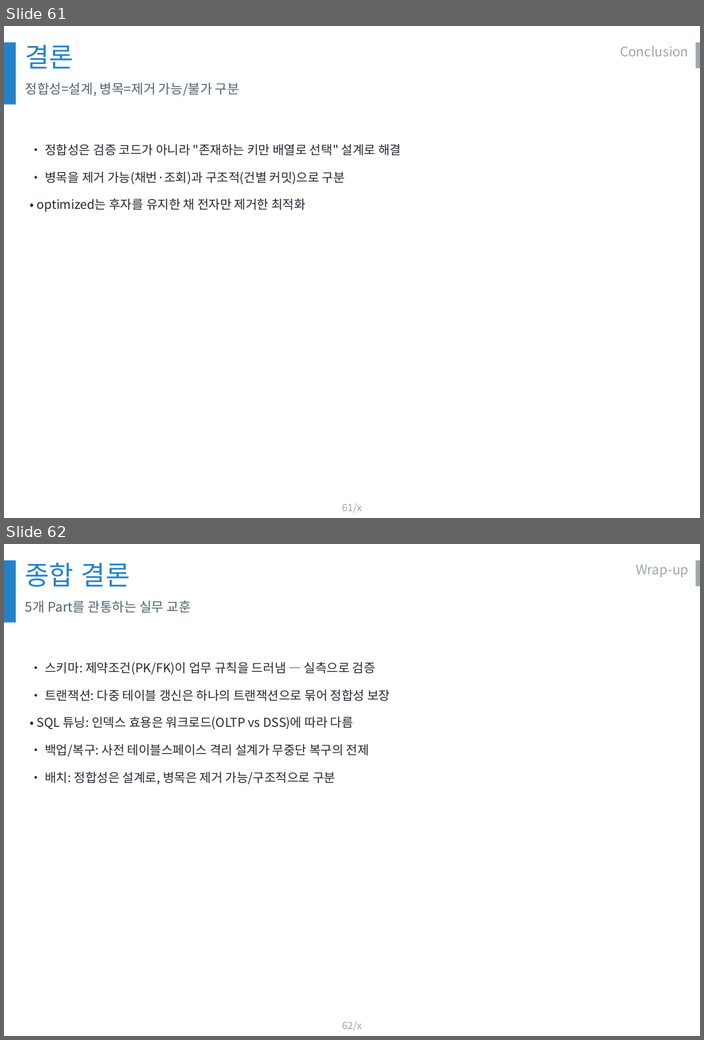
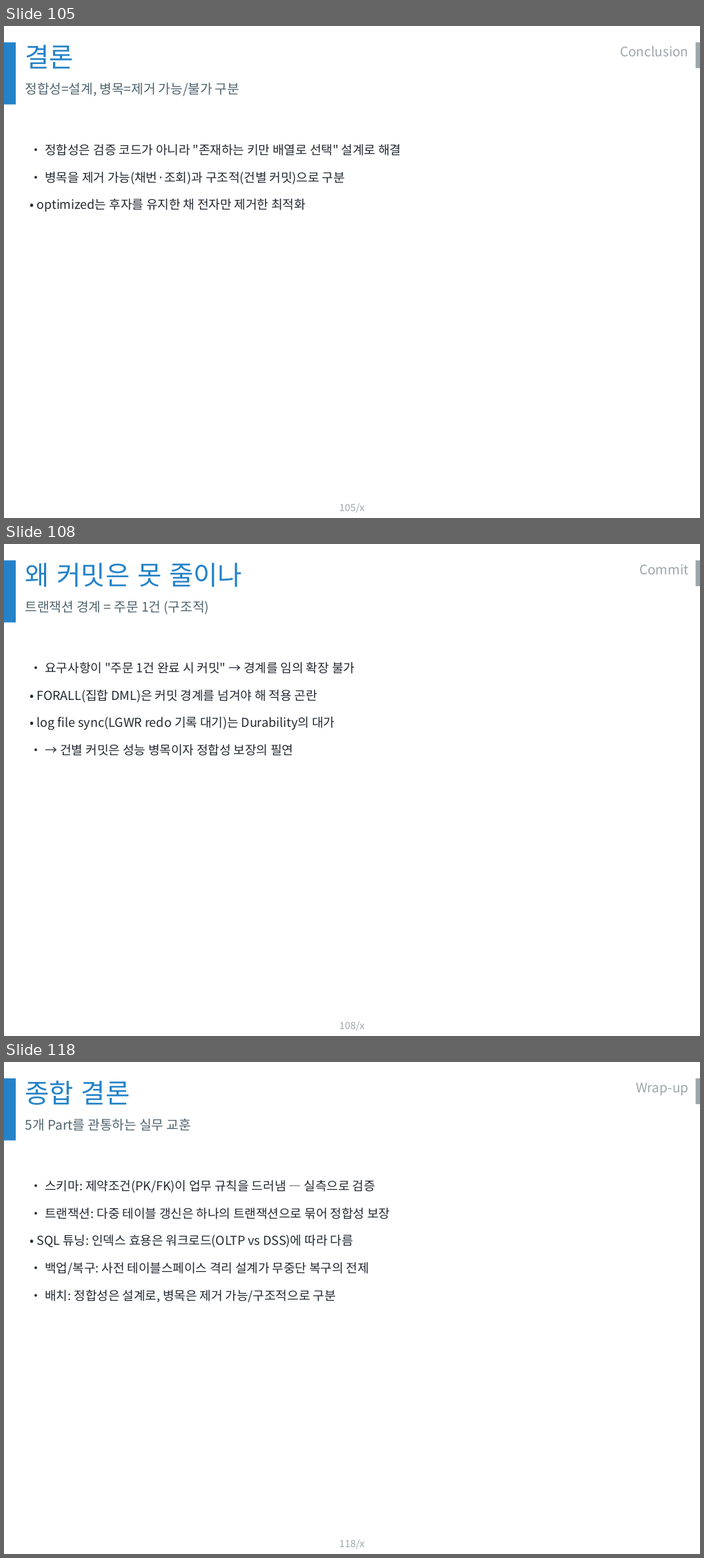
Before and after one commit to olmas70/slides, a slide deck: ppt/BO_DB운영_발표.pptx. Shown one above the other, each under a label of ours: slides 61 and 62 before the commit, slides 105, 108 and 118 after it; the slides between them are not shown. The pictures are 704x1040 and 704x1558 pixels, drawn with LibreOffice and Linux fonts; fonts in the diff are those of the drawing; background and template pictures are left out. Boxes give left, top, right and bottom in pixels: in the first picture for what was removed or moved away, otherwise in the second. Text is boxed around its words. In the diff, an @@ line names an element or a change of style, - is before the commit and + after.

```diff
--- a/ppt/BO_DB운영_발표.pptx
+++ b/ppt/BO_DB운영_발표.pptx
@@ slide 108 added at <box>4,544,700,1036</box>, background #FFFFFF; not listed: 3 template elements that a slide beside it also shows @@
@@ text added at <box>25,563,242,587</box>, 32 pt, text #2482C8 @@
+왜 커밋은 못 줄이나
@@ text added at <box>639,564,688,574</box>, 16 pt, text #9DA6AB @@
+Commit
@@ text added at <box>25,601,209,614</box>, 16 pt, text #50646E @@
+트랜잭션 경계 = 주문 1건 (구조적)
@@ text added at <box>37,662,355,756</box>, 15 pt, text #222730 @@
+• 요구사항이 "주문 1건 완료 시 커밋" → 경계를 임의 확장 불가
+• FORALL(집합 DML)은 커밋 경계를 넘겨야 해 적용 곤란
+• log file sync(LGWR redo 기록 대기)는 Durability의 대가
+• → 건별 커밋은 성능 병목이자 정합성 보장의 필연
@@ what was slide 61 is now slide 105 @@
@@ page number at <box>339,503,365,512</box>: text changed @@
-61/x
+105/x
@@ what was slide 62 is now slide 118 @@
@@ page number at <box>339,1539,365,1548</box>: text changed @@
-62/x
+118/x
```
Also in this commit, not shown: 55 other slides added.
